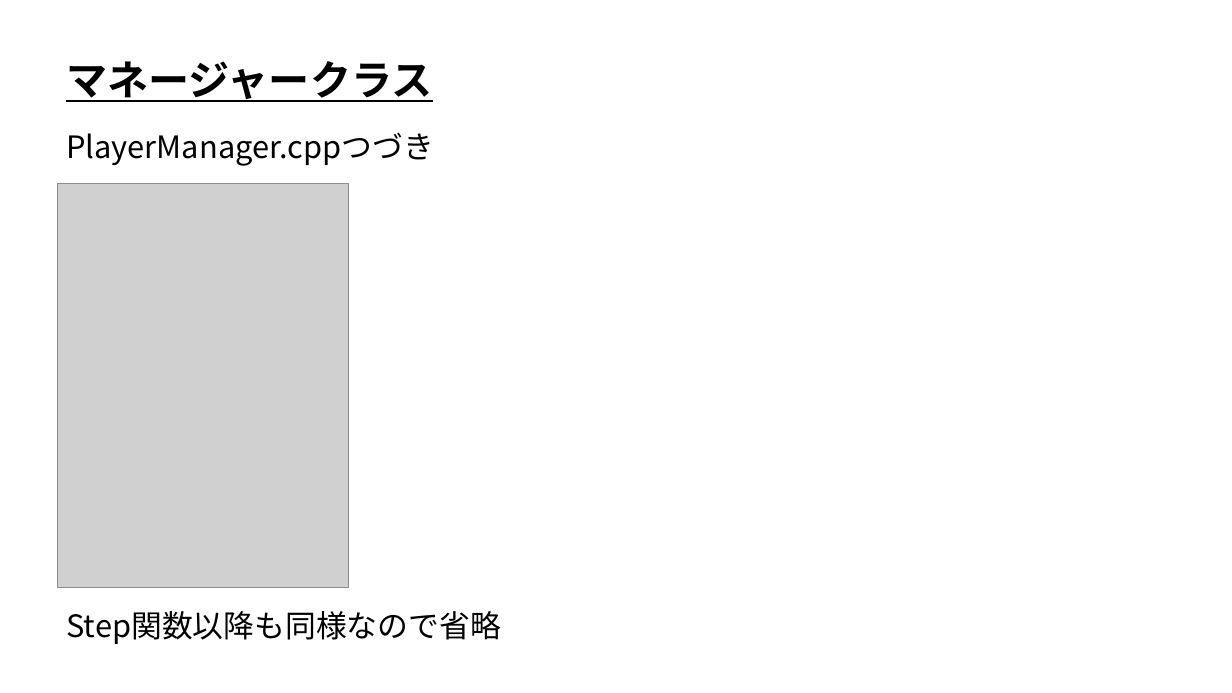
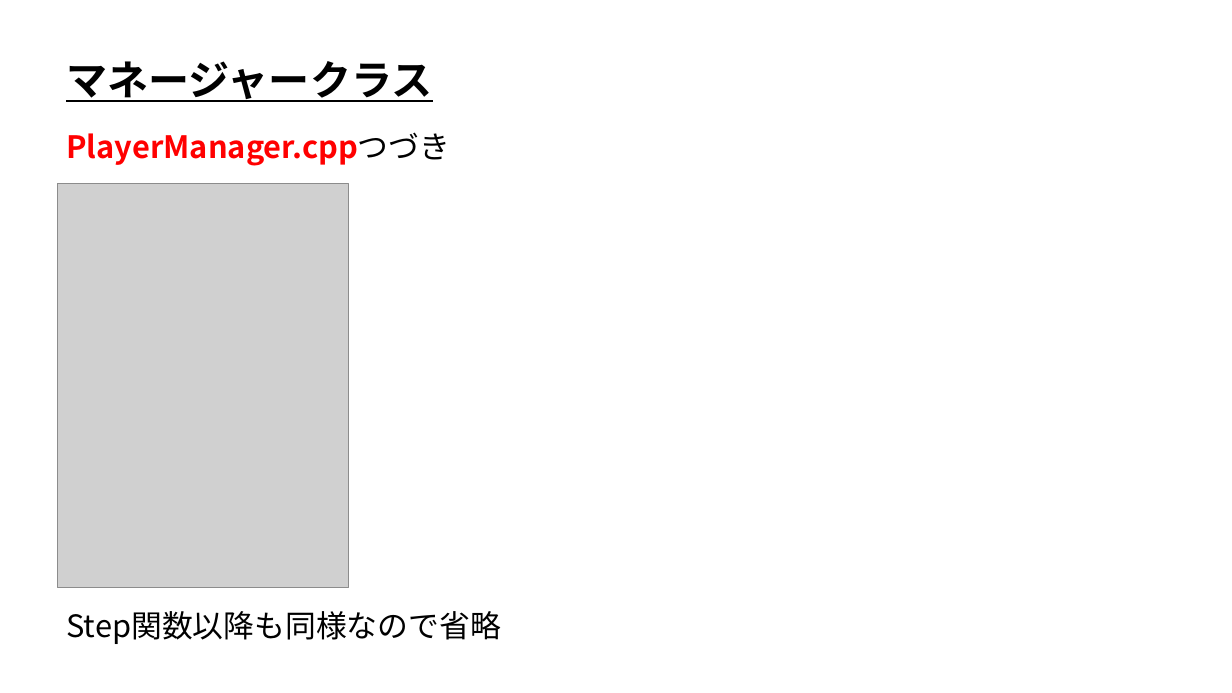
Before and after one commit to ArakiYusuke-Ohara/Textbook, a slide deck: slide 6 of ゲーム科2年/00_前期/ゲーム開発Ⅰ/03_マネージャークラス.pptx. Drawn at 1232x693 pixels with LibreOffice and Linux fonts; fonts in the diff are those of the drawing; grey boxes stand for pictures. Boxes give left, top, right and bottom in pixels: in the first picture for what was removed or moved away, otherwise in the second. Text is boxed around its words. In the diff, an @@ line names an element or a change of style, - is before the commit and + after.

```diff
--- a/ゲーム科2年/00_前期/ゲーム開発Ⅰ/03_マネージャークラス.pptx
+++ b/ゲーム科2年/00_前期/ゲーム開発Ⅰ/03_マネージャークラス.pptx
@@ text "PlayerManager.cppつづき" at bbox=[66, 132, 450, 166]: text colour #000000 to #FF0000, bold on in "PlayerManager.cppつづき" @@
```
Also in this commit, not shown: 9 other slides changed, 9 other files.
